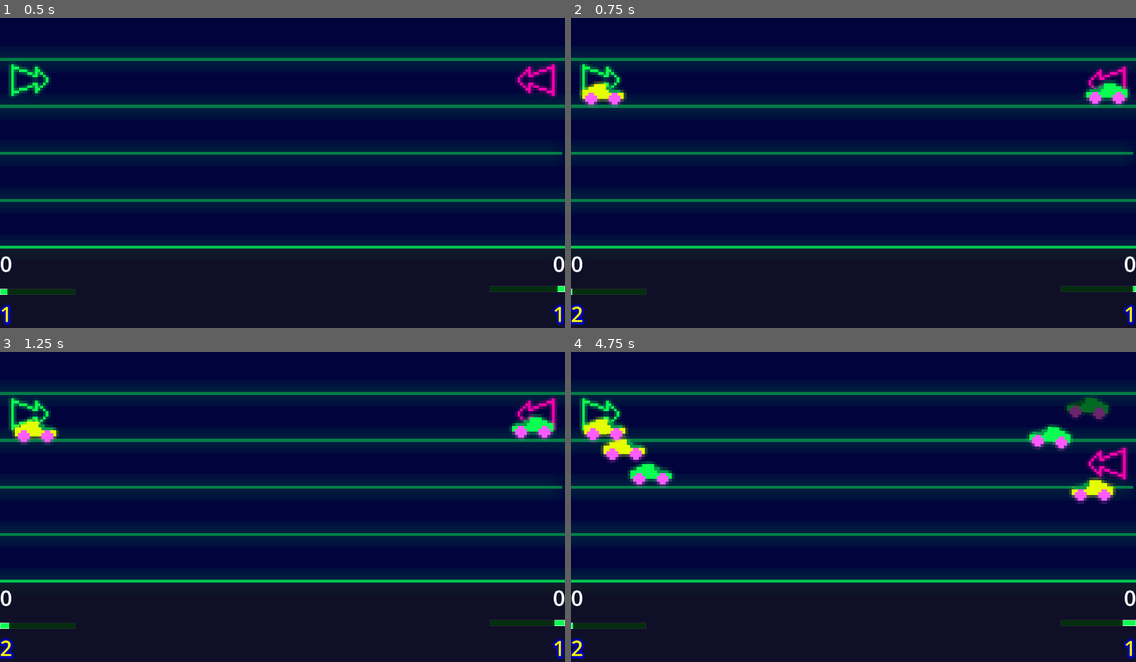
Above: before the commit, frames 1-4 (two rows, left to right).
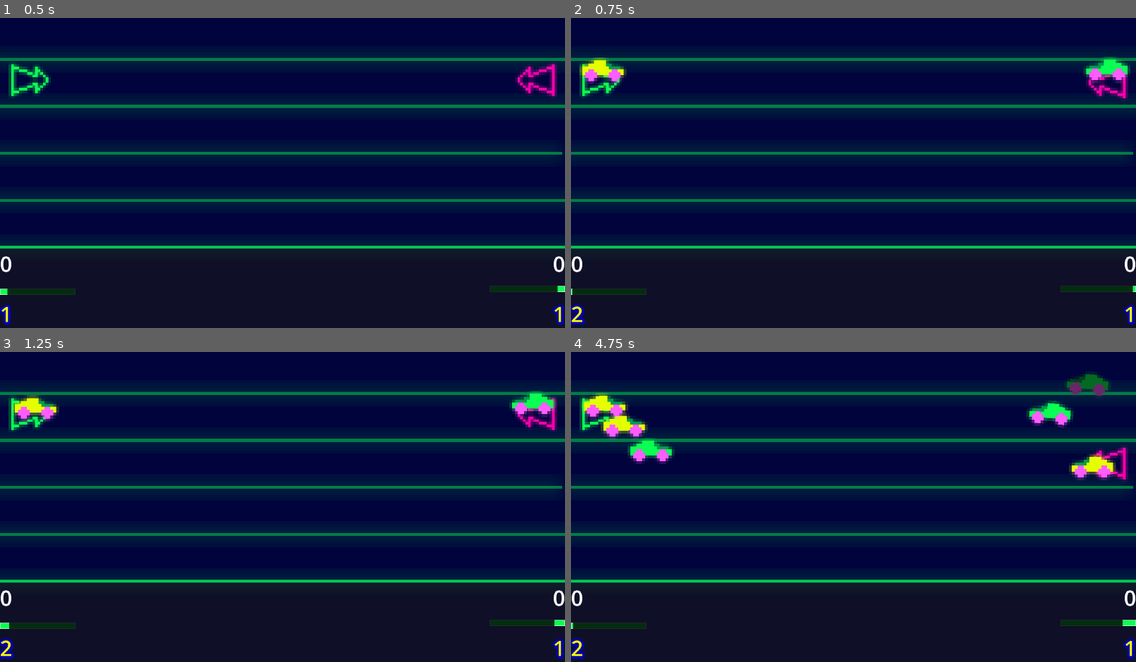
Above: after the commit, the same moments.

Repository: Neppord/battery-pact
Game: Godot game, scene res://main.tscn
Two runs of this game, one before a commit and one after it. Both use one fixed random seed, a clock stepped at 60 frames per second and the inputs below.
Inputs:
- Up to frame 1 (0.5 s): no input
- Up to frame 2 (0.75 s): tap Enter (player_2_spawn) at 0.5 s; hold D (player_1_right) from 0.53 s (still down); tap Space (player_1_spawn) at 0.6 s
- Up to frame 3 (1.25 s): keep holding D (player_1_right); tap Enter (player_2_spawn) at 0.8 s
- Up to frame 4 (4.75 s): release D (player_1_right) at 1.28 s; hold S (player_1_down) 1.28-2.03 s; tap Enter (player_2_spawn) at 1.35, 2.3, 3.8 s; tap Space (player_1_spawn) at 1.55, 2.1, 3.05, 4.55 s; hold D (player_1_right) 2.03-2.78 s; hold W (player_1_up) 2.78-3.53 s; tap Down (player_2_down) at 2.85 s; hold A (player_1_left) from 3.53 s (still down); tap Left (player_2_left) at 3.6 s; tap Right (player_2_right) at 4.35 s

Frame 1 is identical in both runs. In frame 2, 1.9% of the frame differs, in the area x 1-99%, y 12-29%; in frame 3, 1.9%; in frame 4, 5.0%, in the area x 1-97%, y 6-50%.

Commit message:
Use global position when emiting event

Diff:
--- a/player_1_arrow.gd
+++ b/player_1_arrow.gd
@@ -37,4 +37,4 @@
     self.position.y = player_positions[lane]
 
     if Input.is_action_just_pressed("player_1_spawn"):
-        spawned_toy.emit(Vector2(global_position.x, player_positions[lane] + y_offset))
+        spawned_toy.emit(global_position)
--- a/player_2_arrow.gd
+++ b/player_2_arrow.gd
@@ -38,4 +38,4 @@
     self.position.y = player_positions[lane]
 
     if Input.is_action_just_pressed("player_2_spawn"):
-        spawned_toy.emit(Vector2(global_position.x, player_positions[lane] + y_offset))
+        spawned_toy.emit(global_position)
